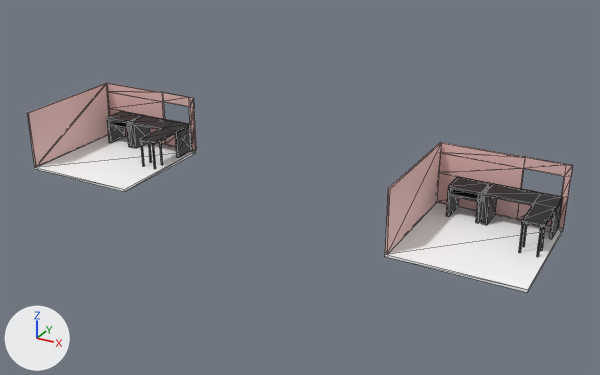
The glTF model public/models/HorribleRoom.glb, before and after one commit.
Camera for both pictures: a 50 mm camera at (5.82, -21.15, 11.12) aimed at (-5.89, 0.15, 0.47). Every picture has the same lights, and +X, +Y and +Z are marked at lower left. The older version comes first. Mesh edges are drawn as thin lines.

Names of what the first picture shows: 'Desk', 'Floor', 'FrontWall', 'Room', 'SideDesk', 'SideWall'.
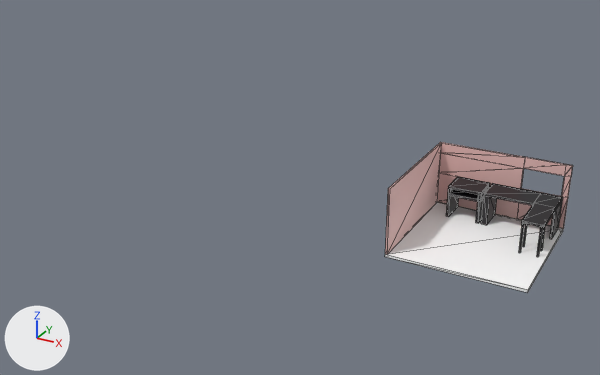
Location of each change, [x1, y1, x2, y2] in pixels of the pictures (600 x 375 px):
'Room', deleted
    before: [27, 83, 197, 192]
    faces in mat_wall (pink #e7bcb8): [27, 83, 197, 167]
    faces in mat_tilefloor (white #ffffff): [35, 135, 196, 192]
    faces in mat_deskblack (black #19191d): [107, 111, 192, 169]

What the commit changed:
Object 'Room' (ob_room) is deleted.
